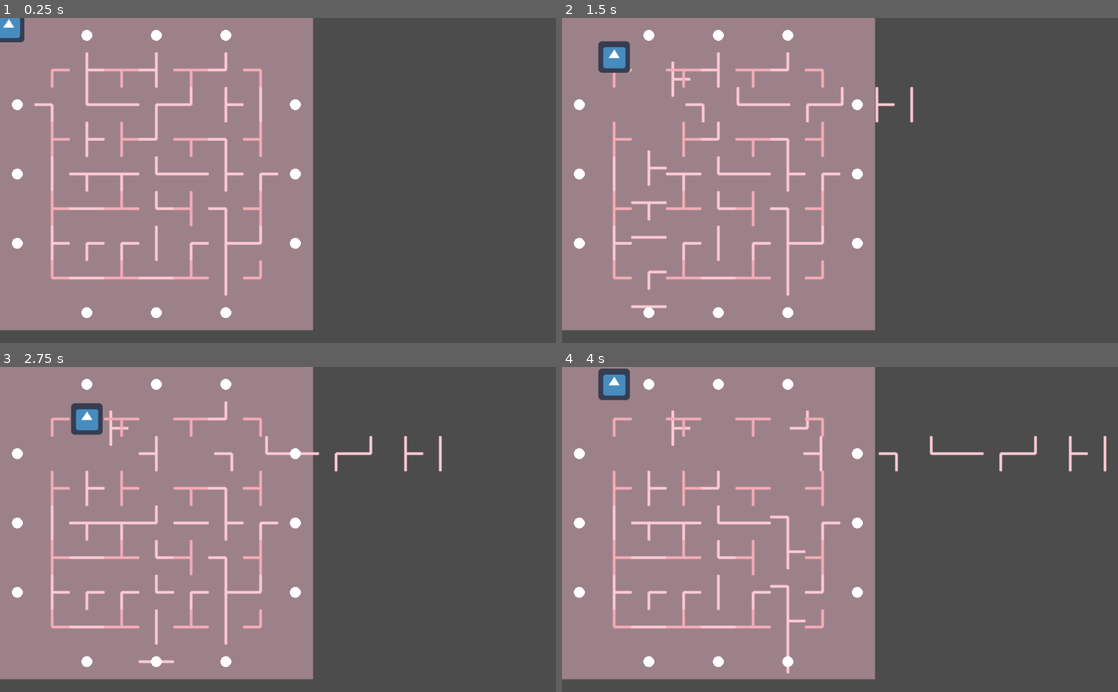
Above: before the commit, frames 1-4 (two rows, left to right).
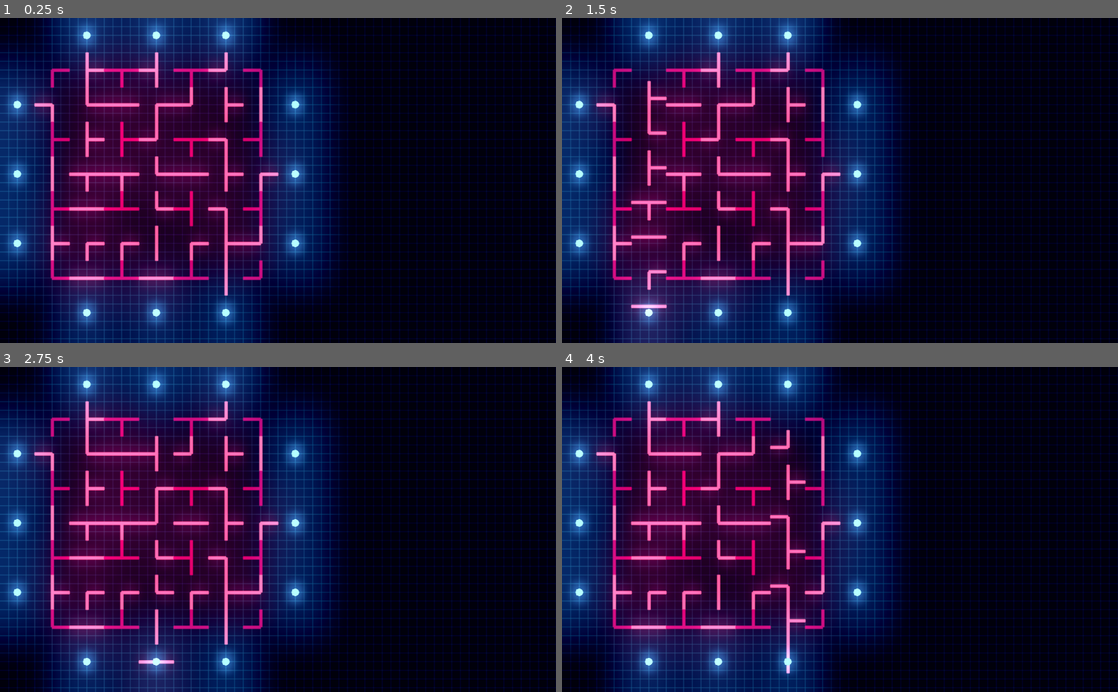
Above: after the commit, the same moments.

Repository: arran-nz/RapidRescue
Game: Godot game, scene res://Game.tscn
Two runs of this game, one before a commit and one after it. Both use one fixed random seed, a clock stepped at 60 frames per second and the inputs below. The engine's default icon, where the game draws it, is replaced by a stand-in: a white triangle on a blue panel in a dark square.
Inputs (mouse positions are in pixels of both pictures, inside the frame that each line leads up to):
- Up to frame 1 (0.25 s): no input
- Up to frame 2 (1.5 s): tap Enter (ui_accept) at 0.5, 0.6, 0.77, 1.07, 1.35 s; move the mouse to (650, 34) at 0.52 s; hold Right (ui_right) 0.53-1.28 s; click (650, 34) at 0.67 s; move the mouse to (650, 313) at 1.27 s; hold Down (ui_down) from 1.28 s (still down); click (650, 313) at 1.42 s
- Up to frame 3 (2.75 s): tap Enter (ui_accept) at 1.52, 1.82, 2.1 s; move the mouse to (155, 383) at 2.02 s; release Down (ui_down) at 2.03 s; hold Right (ui_right) from 2.03 s (still down); click (155, 383) at 2.17 s
- Up to frame 4 (4 s): move the mouse to (717, 662) at 2.77 s; release Right (ui_right) at 2.78 s; hold Up (ui_up) 2.78-3.53 s; tap Enter (ui_accept) at 2.85, 3.02, 3.32, 3.6, 3.77 s; click (717, 662) at 2.92 s; move the mouse to (789, 383) at 3.52 s; hold Left (ui_left) from 3.53 s (still down); click (789, 383) at 3.67 s

The runs differ from the first frame. In frame 1, 100% of the frame differs, in the area x 0-100%, y 0-100%; in frame 2, 100%; in frame 3, 100%; in frame 4, 100%.

Commit message:
Add Glow Theme, Refactor with Signals
- Add Glow "Vaporwave" Theme
- Add Hand object to handle placing paths
- Add Images Lib
- Removed Default and Alt Color Schemes

Diff:
--- a/MoveMaze/Game.tscn
+++ b/MoveMaze/Game.tscn
@@ -1,16 +1,87 @@
-[gd_scene load_steps=8 format=2]
+[gd_scene load_steps=5 format=2]
 
 [ext_resource path="res://Scripts/Grid.gd" type="Script" id=1]
-[ext_resource path="res://Objects/Path.tscn" type="PackedScene" id=2]
+[ext_resource path="res://Scripts/Hand.gd" type="Script" id=2]
 [ext_resource path="res://Scripts/LineDrawer.gd" type="Script" id=3]
-[ext_resource path="res://Scripts/Block.gd" type="Script" id=4]
-[ext_resource path="res://icon.png" type="Texture" id=5]
-[ext_resource path="res://Objects/Path_Injector.tscn" type="PackedScene" id=6]
 
-[sub_resource type="RectangleShape2D" id=1]
+[sub_resource type="Environment" id=1]
 
-custom_solver_bias = 0.0
-extents = Vector2( 10, 10 )
+background_mode = 4
+background_sky_custom_fov = 0.0
+background_color = Color( 0, 0, 0, 1 )
+background_energy = 5.0
+background_canvas_max_layer = 0
+ambient_light_color = Color( 0, 0, 0, 1 )
+ambient_light_energy = 1.0
+ambient_light_sky_contribution = 1.0
+fog_enabled = false
+fog_color = Color( 0.5, 0.6, 0.7, 1 )
+fog_sun_color = Color( 1, 0.9, 0.7, 1 )
+fog_sun_amount = 0.0
+fog_depth_enabled = true
+fog_depth_begin = 10.0
+fog_depth_curve = 1.0
+fog_transmit_enabled = false
+fog_transmit_curve = 1.0
+fog_height_enabled = false
+fog_height_min = 0.0
+fog_height_max = 100.0
+fog_height_curve = 1.0
+tonemap_mode = 0
+tonemap_exposure = 1.0
+tonemap_white = 1.0
+auto_exposure_enabled = false
+auto_exposure_scale = 0.11
+auto_exposure_min_luma = 0.05
+auto_exposure_max_luma = 8.0
+auto_exposure_speed = 0.5
+ss_reflections_enabled = false
+ss_reflections_max_steps = 64
+ss_reflections_fade_in = 0.15
+ss_reflections_fade_out = 2.0
+ss_reflections_depth_tolerance = 0.2
+ss_reflections_roughness = true
+ssao_enabled = false
+ssao_radius = 2.0
+ssao_intensity = 1.0
+ssao_radius2 = 0.0
+ssao_intensity2 = 1.0
+ssao_bias = 0.01
+ssao_light_affect = 0.0
+ssao_color = Color( 0, 0, 0, 1 )
+ssao_quality = 0
+ssao_blur = 3
+ssao_edge_sharpness = 4.0
+dof_blur_far_enabled = false
+dof_blur_far_distance = 10.0
+dof_blur_far_transition = 5.0
+dof_blur_far_amount = 0.1
+dof_blur_far_quality = 1
+dof_blur_near_enabled = false
+dof_blur_near_distance = 0.01
+dof_blur_near_transition = 1.0
+dof_blur_near_amount = 0.1
+dof_blur_near_quality = 1
+glow_enabled = true
+glow_levels/1 = false
+glow_levels/2 = false
+glow_levels/3 = true
+glow_levels/4 = false
+glow_levels/5 = true
+glow_levels/6 = false
+glow_levels/7 = false
+glow_intensity = 0.5
+glow_strength = 1.45
+glow_bloom = 0.0
+glow_blend_mode = 0
+glow_hdr_threshold = 1.0
+glow_hdr_scale = 1.0
+glow_bicubic_upscale = true
+adjustment_enabled = true
+adjustment_brightness = 1.0
+adjustment_contrast = 1.25
+adjustment_saturation = 1.0
+_sections_unfolded = [ "Adjustments", "Background", "Glow" ]
 
 [node name="Game" type="Node" index="0"]
 
@@ -36,31 +107,15 @@
 script = ExtResource( 1 )
 _sections_unfolded = [ "Cell", "Visibility" ]
 
-[node name="Path" parent="Grid" index="0" instance=ExtResource( 2 )]
+[node name="Hand" type="Node2D" parent="Grid" index="0"]
+
+script = ExtResource( 2 )
 
 [node name="LineDrawer" type="Node2D" parent="Grid" index="1"]
 
 script = ExtResource( 3 )
 _sections_unfolded = [ "Material", "Visibility" ]
 
-[node name="Block" type="KinematicBody2D" parent="Grid" index="2"]
+[node name="WorldEnvironment" type="WorldEnvironment" parent="." index="1"]
 
-position = Vector2( 16, 16 )
-input_pickable = false
-collision_layer = 1
-collision_mask = 1
-collision/safe_margin = 0.08
-script = ExtResource( 4 )
-_sections_unfolded = [ "Transform" ]
-
-[node name="Sprite" type="Sprite" parent="Grid/Block" index="0"]
-
-scale = Vector2( 0.9, 0.9 )
-texture = ExtResource( 5 )
-_sections_unfolded = [ "Transform", "Z Index" ]
-
-[node name="CollisionShape2D" type="CollisionShape2D" parent="Grid/Block" index="1"]
-
-shape = SubResource( 1 )
-
-[node name="PathInjector" parent="Grid" index="3" instance=ExtResource( 6 )]
+environment = SubResource( 1 )
--- a/MoveMaze/Objects/Path_Injector.tscn
+++ b/MoveMaze/Objects/Path_Injector_Btn.tscn
@@ -1,6 +1,7 @@
 [gd_scene load_steps=3 format=2]
 
-[ext_resource path="res://Scripts/Path_Injector.gd" type="Script" id=1]
+[ext_resource path="res://Scripts/Path_Injector_Btn.gd" type="Script" id=1]
+
 
 [sub_resource type="RectangleShape2D" id=1]
 
--- a/MoveMaze/Scripts/BoardGenerator.gd
+++ b/MoveMaze/Scripts/BoardGenerator.gd
@@ -17,9 +17,10 @@
 				'L' : ['NE', 'SE', 'SW', 'NW']
 	}
 
-func gen_board(map_size, _path_ref):
+func gen_path(grid_size, map_size, tile_size, grid):
 	randomize()
 
+	var board_padding = _calc_board_padding(grid_size, map_size, tile_size)
 	var path_cells = _create_2d_array(map_size.x, map_size.y, null)
 
 	var index = 0
@@ -27,16 +28,41 @@
 		for x in range(map_size.x):
 
 			var content = DEFAULT_MAP[index]
-			var path_tile = _get_path_tile(Vector2(x,y), content, _path_ref)
+			var path_tile = _get_path_tile(Vector2(x,y), content, grid.obj_path)
 
 			path_cells[x][y] = path_tile
+
+			var px = (x * tile_size.x)
+			var py = (y * tile_size.y)
+			path_cells[x][y].position = Vector2(px, py) + (board_padding * tile_size) + (tile_size / 2)
+			grid.add_child(path_cells[x][y])
 
 			index+=1
 
 	return path_cells
 
-func _get_path_tile(index, content, _path_ref):
-	var path_tile = _path_ref.instance()
+func _calc_board_padding(grid_size, map_size, tile_size):
+	"""Centers the board."""
+	var padding = ((grid_size - map_size) / 2) * tile_size
+	var half_tile_size = tile_size / 2
+
+	# If the padding does not align with a tile, add half a tile to fix alignment
+	var xv = int(padding.x) % int(tile_size.x)
+	if  xv != 0:
+		padding.x += half_tile_size.x
+
+	var yv = int(padding.y) % int(tile_size.y)
+	if yv != 0:
+		padding.y += half_tile_size.y
+
+	padding /= tile_size
+
+	print(padding)
+	return padding
+
+
+func _get_path_tile(index, content, obj_path):
+	var path_tile = obj_path.instance()
 
 	var is_moveable = false
 
--- a/MoveMaze/Scripts/Grid.gd
+++ b/MoveMaze/Scripts/Grid.gd
@@ -11,6 +11,9 @@
 
 var _tile_padding
 
+signal injectors_ready
+
+
 var DIRECTION = {
 				'N' : Vector2(0, -1),
 				'E' : Vector2(1, 0),
@@ -21,25 +24,16 @@
 
 # Load the class resource when calling new().
 onready var obj_path = preload("res://Objects/Path.tscn")
-onready var obj_injector = preload("res://Objects/Path_Injector.tscn")
+onready var obj_injector = preload("res://Objects/Path_Injector_Btn.tscn")
 var _board_gen_res = load("res://Scripts/BoardGenerator.gd")
 
 func _ready():
+
 	var _board_generator = _board_gen_res.new()
-	path_cells = _board_generator.gen_board(map_size, obj_path)
+	path_cells = _board_generator.gen_path(grid_size, map_size, tile_size, self)
 
-	_tile_padding =  _calc_board_padding()
-
-	_spawn_paths(_tile_padding)
 	_spawn_injectors()
 
-func _injector_call(injector):
-	if injector.push_direction == DIRECTION['S'] \
-	or injector.push_direction == DIRECTION['N']:
-		_move_column(injector.index, injector.push_direction)
-	else:
-		_move_row(injector.index, injector.push_direction)
-	pass
 
 func _spawn_injectors():
 	pass
@@ -60,92 +54,72 @@
 	#NORTH AND SOUTH SIDES
 	for x_i in x_indices:
 
-		var n_index = Vector2(NW.x + x_i, NW.y + DIRECTION['N'].y)
+		var n_index = Vector2(NW.x + x_i, NW.y + DIRECTION.N.y)
 		var temp_north_inj = obj_injector.instance()
 		temp_north_inj.position = map_to_world(n_index) + half_tile_size
 
-		temp_north_inj.init(DIRECTION['S'], x_i)
+		temp_north_inj.init(DIRECTION.S, x_i)
 		injectors.append(temp_north_inj)
 		add_child(temp_north_inj)
 
-		var s_index = Vector2(NW.x + x_i, NW.y + (map_size.y - 1) + DIRECTION['S'].y)
+		var s_index = Vector2(NW.x + x_i, NW.y + (map_size.y - 1) + DIRECTION.S.y)
 		var temp_south_inj = obj_injector.instance()
 		temp_south_inj.position = map_to_world(s_index) + half_tile_size
 
-		temp_south_inj.init(DIRECTION['N'], x_i)
+		temp_south_inj.init(DIRECTION.N, x_i)
 		injectors.append(temp_south_inj)
 		add_child(temp_south_inj)
 
 	#EAST AND WEST SIDES
 	for y_i in y_indices:
-		var e_index = Vector2(NW.x + (map_size.x - 1) + DIRECTION['E'].x, NW.y + y_i)
+		var e_index = Vector2(NW.x + (map_size.x - 1) + DIRECTION.E.x, NW.y + y_i)
 		var temp_east_inj = obj_injector.instance()
 		temp_east_inj.position = map_to_world(e_index) + half_tile_size
 
-		temp_east_inj.init(DIRECTION['W'], y_i)
+		temp_east_inj.init(DIRECTION.W, y_i)
 		injectors.append(temp_east_inj)
 		add_child(temp_east_inj)
 
-		var w_index = Vector2(NW.x + DIRECTION['W'].x, NW.y + y_i)
+		var w_index = Vector2(NW.x + DIRECTION.W.x, NW.y + y_i)
 		var temp_west_inj = obj_injector.instance()
 		temp_west_inj.position = map_to_world(w_index) + half_tile_size
 
-		temp_west_inj.init(DIRECTION['E'], y_i)
+		temp_west_inj.init(DIRECTION.E, y_i)
 		injectors.append(temp_west_inj)
 		add_child(temp_west_inj)
 
-	for inj in injectors:
-		inj.connect("click_action", self, "_injector_call")
+	emit_signal("injectors_ready", injectors)
 
+func inject_path(index, dir, path_item):
+	var line
 
+	if dir == DIRECTION.S \
+	or dir == DIRECTION.N:
+		line = _get_col(index)
+	else:
+		line = _get_row(index)
 
-func _spawn_paths(tile_padding):
+	for path in line:
+		_move_path(path, dir)
 
-	for x in range(map_size.y):
-		for y in range(map_size.x):
-			var px = (x * tile_size.x)
-			var py = (y * tile_size.y)
-			path_cells[x][y].position = Vector2(px, py) + (tile_padding * tile_size) + half_tile_size
-			add_child(path_cells[x][y])
+func _move_path(path, dir):
 
-func _process(delta):
-	if Input.is_action_just_pressed("ui_accept"):
-		_move_row(1, DIRECTION['E'])
+	var index = path.index + dir
+	var pos = path.position + (tile_size * dir)
+	if !_in_board(index):
+		match dir:
+			DIRECTION.N:
+				print("N")
+			DIRECTION.E:
+				print("E")
+			DIRECTION.S:
+				print("S")
+			DIRECTION.W:
+				print("W")
 
-func _calc_board_padding():
-	"""Centers the board."""
-	var padding = ((grid_size - map_size) / 2) * tile_size
+	path.set_target(pos)
 
-	# If the padding does not align with a tile, add half a tile to fix alignment
-	var xv = int(padding.x) % int(tile_size.x)
-	if  xv != 0:
-		padding.x += half_tile_size.x
-
-	var yv = int(padding.y) % int(tile_size.y)
-	if yv != 0:
-		padding.y += half_tile_size.y
-
-	padding /= tile_size
-
-	print(padding)
-	return padding
-
-
-func _move_row(y_index, dir):
-	var row = _get_row(y_index)
-	for cell in row:
-		var target = _get_adjacnet_world_position(cell, dir)
-		var t_index = _get_adjacent_index(cell, dir)
-		cell.set_target(target)
-		cell.update_index(t_index)
-
-func _move_column(x_index, dir):
-	var col = _get_col(x_index)
-	for cell in col:
-		var target = _get_adjacnet_world_position(cell, dir)
-		var t_index = _get_adjacent_index(cell, dir)
-		cell.set_target(target)
-		cell.update_index(t_index)
+	path.update_index(index)
 
 func _get_col(x_index):
 	var col = []
@@ -167,22 +141,11 @@
 
 	return row
 
-func _get_adjacent_index(cell, dir):
-	var index = cell.index + dir
-	return index
-
-func _get_adjacnet_world_position(cell, dir):
-	var pos = cell.position + (tile_size * dir)
-	return pos
-
-func get_next_cell_position(pos, direction):
-	var g_pos = world_to_map(pos)
-
-	var new_grid_pos = g_pos + direction
-	if(_in_grid(new_grid_pos)):
-		return map_to_world(new_grid_pos) + half_tile_size
-	else:
-		return map_to_world(g_pos) + half_tile_size
+func _in_board(index):
+	if index.x < map_size.x and index.x >= 0:
+		if index.y < map_size.y and index.y >= 0:
+			return true
+	return false
 
 func _in_grid(g_pos):
 	if g_pos.x < grid_size.x and g_pos.x >= 0:
--- /dev/null
+++ b/MoveMaze/Scripts/Hand.gd
@@ -0,0 +1,29 @@
+extends Node2D
+
+var current_path = null
+onready var grid_obj = get_parent()
+
+func _ready():
+	grid_obj.connect("injectors_ready", self, "setup_injectors")
+	pass
+
+func setup_injectors(injectors):
+	for inj in injectors:
+		inj.connect("click_action", self, "handle_injector")
+
+func hold_path(path):
+	if(current_path == null):
+		current_path = path
+	else:
+		print("ERROR: CAN ONLY HOLD ONE PATH")
+
+func handle_injector(injector):
+	grid_obj.inject_path(injector.index, injector.inj_direction, current_path)
+
+	print("place!")
+	pass
+
+
+func rotate_hand():
+
+	pass
--- a/MoveMaze/Scripts/LineDrawer.gd
+++ b/MoveMaze/Scripts/LineDrawer.gd
@@ -3,30 +3,19 @@
 
 var Palletes = {
 
-	'Default' :
-	[
-	'#e63946',
-	'#f1faee',
-	'#a8dadc',
-	'#457b9d',
-	'#1d3557'
-	],
+	'Vapor' :
+		['#050023', '16324f' ,'#9d0a5c','#ea638c','#75d1ff']
 
-	'Alt' :
-	[
-	'#d8e2dc',
-	'#ffffff',
-	'#ffcad4',
-	'#f4acb7',
-	'#9d8189'
-	]
 }
 
-var CURRENT_PALLETE = 'Alt'
 
-var LINE_WIDTH = 4
+
+var CURRENT_PALLETE = 'Vapor'
+
+var LINE_WIDTH = 5
 var GRID_LINE = 1
-var CIRCLE_RADIUS = 10
+var CIRCLE_RADIUS = 7
+var GRID_LINES_PER_CELL = 4
 
 var _AA = true
 
@@ -37,38 +26,35 @@
 
 func _draw():
 
-	draw_rect(
-		Rect2(
-			Vector2(0,0),
-			Vector2(grid_obj.grid_size.x * grid_obj.tile_size.x,
-				grid_obj.grid_size.y * grid_obj.tile_size.y)
-				),
-		Palletes[CURRENT_PALLETE][4],
-		true)
+	var view = get_viewport().size
+	var grid_resolution = (view / grid_obj.grid_size) * GRID_LINES_PER_CELL
+
+	draw_rect(Rect2(Vector2(), view), Palletes[CURRENT_PALLETE][0],true)
+
+	for x in range(1,grid_resolution.x):
+		var col_pos = (x * grid_obj.tile_size.x) / GRID_LINES_PER_CELL
+		var col_limit = view.y
+		draw_line(Vector2(col_pos, 0), Vector2(col_pos, col_limit), Palletes[CURRENT_PALLETE][1], GRID_LINE, _AA)
+
+	for y in range(1, grid_resolution.y):
+		var row_pos = (y * grid_obj.tile_size.y) / GRID_LINES_PER_CELL
+		var row_limit = view.x
+		draw_line(Vector2(0, row_pos), Vector2(row_limit, row_pos), Palletes[CURRENT_PALLETE][1], GRID_LINE, _AA)
 
 
-	for x in range(grid_obj.grid_size.x + 1):
-		var col_pos = x * grid_obj.tile_size.x
-		var limit = grid_obj.grid_size.y * grid_obj.tile_size.y
-		draw_line(Vector2(col_pos, 0), Vector2(col_pos, limit), Palletes[CURRENT_PALLETE][4], GRID_LINE, _AA)
+	_draw_path()
+	_draw_injectors()
 
-	for y in range(grid_obj.grid_size.y + 1):
-		var row_pos = y * grid_obj.tile_size.y
-		var limit = grid_obj.grid_size.x * grid_obj.tile_size.x
-		draw_line(Vector2(0, row_pos), Vector2(limit, row_pos), Palletes[CURRENT_PALLETE][4], GRID_LINE, _AA)
 
-	draw_path()
-	draw_injectors()
-
-func draw_injectors():
+func _draw_injectors():
 	for injector in grid_obj.injectors:
 		var current_color
-		if(injector.hot): current_color = Palletes[CURRENT_PALLETE][0]
-		else: current_color = Palletes[CURRENT_PALLETE][1]
+		if(injector.hot): current_color = Palletes[CURRENT_PALLETE][1]
+		else: current_color = Palletes[CURRENT_PALLETE][4]
 
 		draw_circle(injector.position, CIRCLE_RADIUS, current_color)
 
-func draw_path():
+func _draw_path():
 	for x in range(grid_obj.map_size.x):
 		for y in range(grid_obj.map_size.y):
 			var item = grid_obj.path_cells[x][y]
@@ -77,8 +63,8 @@
 				break
 
 			var current_color
-			if(item.moveable): current_color = Palletes[CURRENT_PALLETE][2]
-			else: current_color = Palletes[CURRENT_PALLETE][3]
+			if(item.moveable): current_color = Palletes[CURRENT_PALLETE][3]
+			else: current_color = Palletes[CURRENT_PALLETE][2]
 
 			if item.connections['S']:
 				draw_line(
--- a/MoveMaze/Scripts/Path_Injector.gd
+++ b/MoveMaze/Scripts/Path_Injector_Btn.gd
@@ -5,16 +5,16 @@
 signal click_action
 
 
-var push_direction
+var inj_direction
 var index
 
-func init(push_direction, index):
-	self.push_direction = push_direction
+func init(inj_direction, index):
+	self.inj_direction = inj_direction
 	self.index = index
 	pass
 
 func _input_event(viewport, event, shape_idx):
-	if event.is_pressed():
+	if event.is_pressed() and !hot:
 		emit_signal("click_action", self)
 
 	pass
Not shown, added: Images/Capture.PNG
